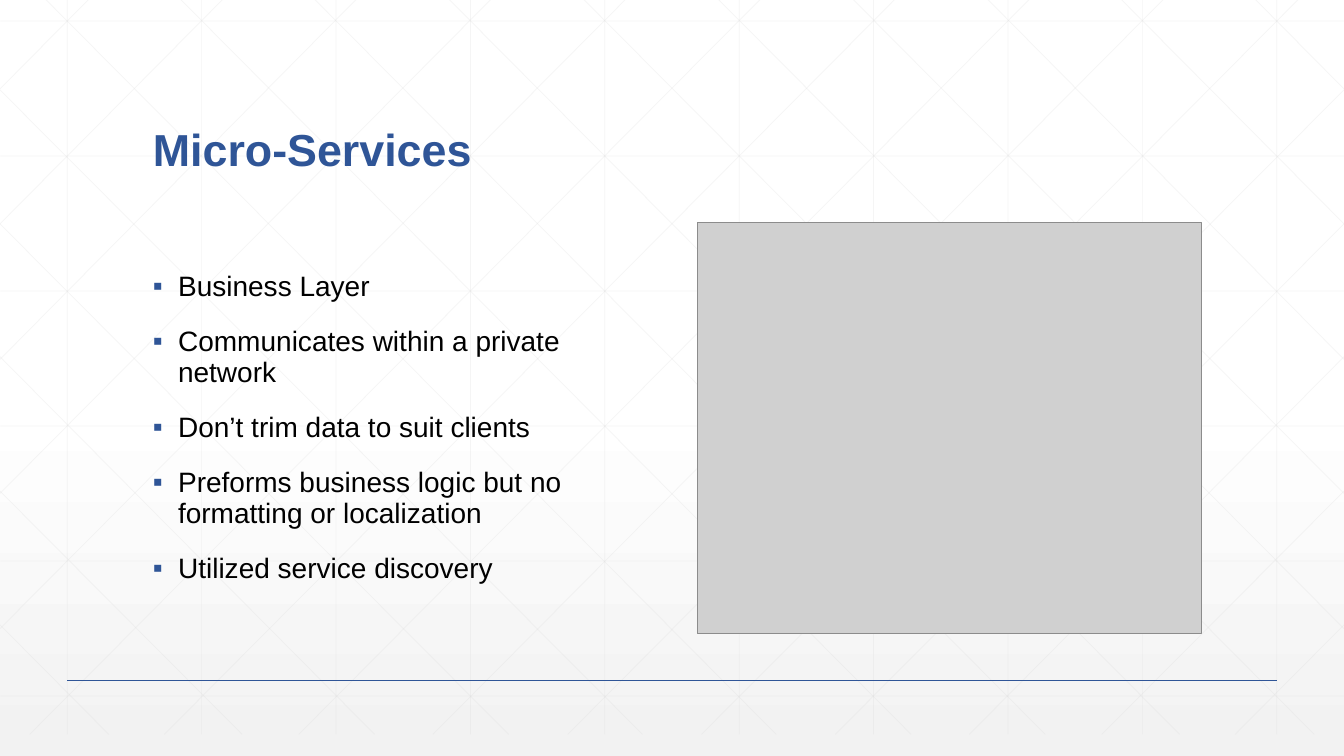
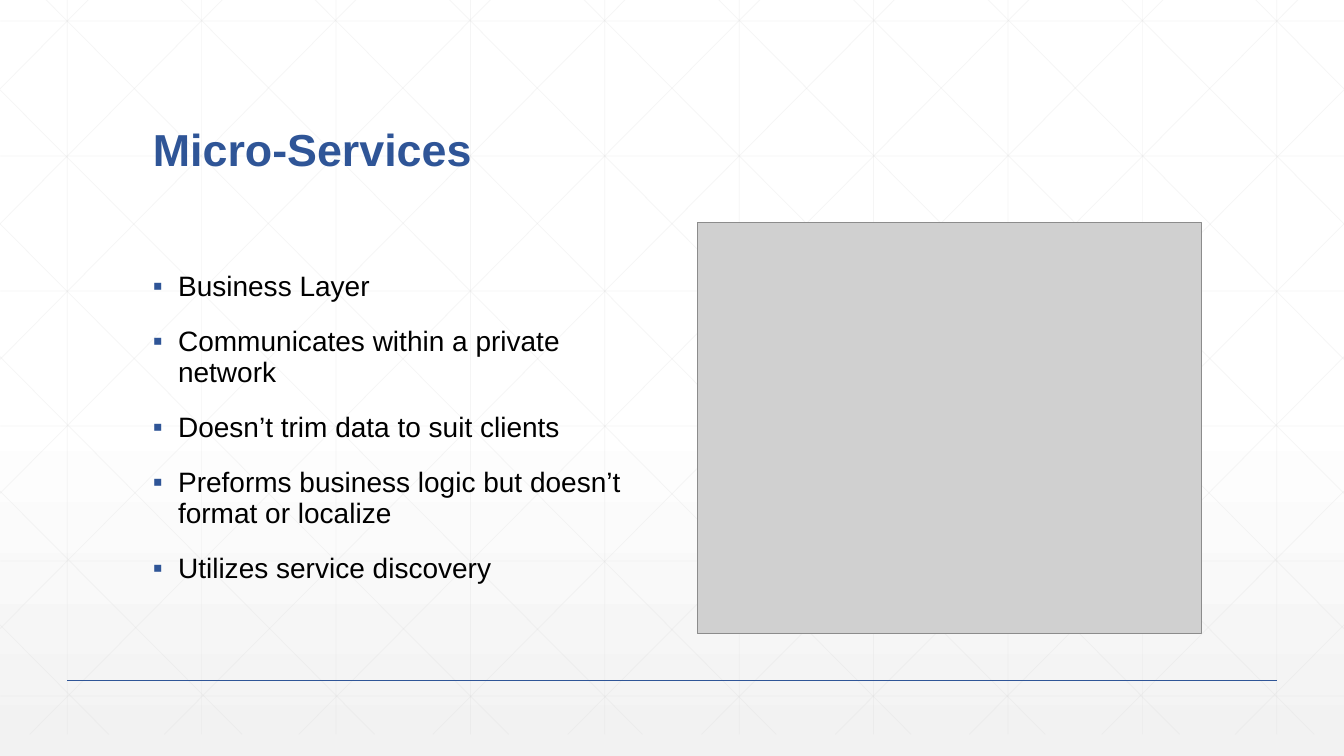
Before and after one commit to lexibrown/Skydot, a slide deck: slide 11 of documentation/presentation.pptx. Drawn at 1344x756 pixels with LibreOffice and Linux fonts; fonts in the diff are those of the drawing; grey boxes stand for pictures. Boxes give left, top, right and bottom in pixels: in the first picture for what was removed or moved away, otherwise in the second. Text is boxed around its words. In the diff, an @@ line names an element or a change of style, - is before the commit and + after.

```diff
--- a/documentation/presentation.pptx
+++ b/documentation/presentation.pptx
@@ text at [178, 416, 620, 583]: text changed @@
-▪ Don’t trim data to suit clients
-▪ Preforms business logic but no formatting or localization
-▪ Utilized service discovery
+▪ Doesn’t trim data to suit clients
+▪ Preforms business logic but doesn’t format or localize
+▪ Utilizes service discovery
```
Also in this commit, not shown: 7 other slides changed, 2 slides added, 4 slides removed, 3 other files.
